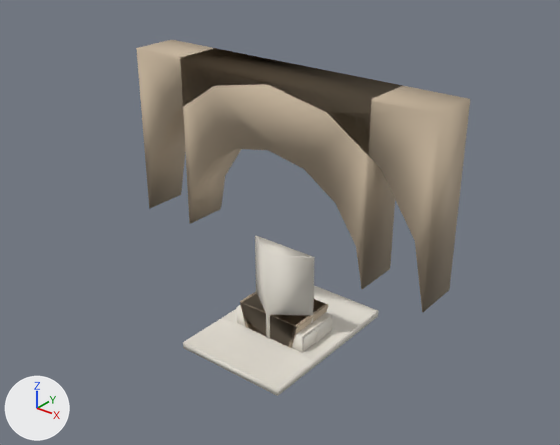
Renders of the glTF model heavy/world/models/sangam-keystone-bridge.glb from each side of a commit.
Before and after are seen from a 50 mm lens placed at (8.3, -10.51, 8.98), pointed at (-0.04, -0.08, 2.51). Every picture has the same lights, and +X, +Y and +Z are marked at lower left. The picture after the commit comes second. Where no turn or scale is listed for an object, it has been applied to the vertices. Vertices at exactly the same position are counted once.

Objects in the first picture: 'CutwaterPier', 'DeckSegment', 'Keystone', 'KeystoneSide', 'PierCourse', 'SpandrelWall', 'SpandrelWallSide' and 1 more.
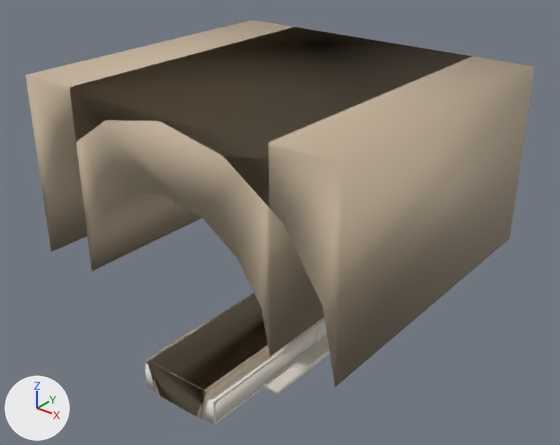
Changed parts and their boxes [x1, y1, x2, y2] in the pictures (560 x 445 px; the box of a moved part takes in the faces that stretch with it):
'SpandrelWall', rescaled (52% wider, 34% taller): before [136, 40, 470, 313]; after [25, 20, 534, 387]
'SpandrelWallSide', rescaled (81% wider, 36% taller): before [180, 48, 400, 289]; after [70, 27, 469, 356]
'Keystone', reshaped: before [240, 292, 328, 348]; after [147, 293, 269, 419]
'PierCourse', reshaped: before [236, 305, 333, 352]; after [145, 318, 327, 425]
'KeystoneSide', reshaped: before [241, 293, 326, 346]; after [149, 294, 268, 417]
part 1 of me_keystone, moved or reshaped: before [240, 301, 299, 348]; after [147, 359, 208, 419]
part 2 of me_keystone, moved or reshaped: before [241, 292, 328, 333]; after [148, 293, 269, 419]
part 3 of me_keystoneside, moved or reshaped: before [241, 302, 296, 346]; after [149, 363, 205, 417]
part 4 of me_keystoneside, moved or reshaped (mostly hidden before): before [242, 293, 326, 326]; after [149, 294, 268, 390]
part 5 of me_piercourse, moved or reshaped: before [236, 307, 304, 352]; after [145, 364, 216, 425]
part 6 of me_piercourse, moved or reshaped: before [238, 305, 333, 351]; after [146, 318, 327, 425]
'DeckSegment', unchanged, covered by the edit: before [183, 285, 379, 396]; after [263, 334, 330, 396]
'CutwaterPier', unchanged, covered by the edit: before [255, 236, 315, 338]

The edits, one by one:
me_keystone is used by ob_keystone; location (0.0, 0.0, 0.0).
me_keystone had 248 vertices, 492 faces and spanned x -0.737..0.737, y -0.515..0.515, z 0.0..0.693.
me_keystone now has 248 vertices, 492 faces and spans x -0.737..0.737, y -3.04..3.04, z 0.0..0.693.
me_keystone part 1: all 124 vertices in x -0.737..0.737, y -0.515..-0.478, z 0.0..0.693 are moved by (0.0, -2.525, 0.0).
me_keystone part 2: all 124 vertices in x -0.737..0.737, y 0.478..0.515, z 0.0..0.693 are moved by (0.0, 2.525, 0.0).
me_keystoneside is used by ob_keystoneside; location (0.0, 0.0, 0.0).
me_keystoneside had 248 vertices, 492 faces and spanned x -0.699..0.699, y -0.515..0.515, z 0.0..0.694.
me_keystoneside now has 248 vertices, 492 faces and spans x -0.699..0.699, y -3.04..3.04, z 0.0..0.694.
me_keystoneside part 3: all 124 vertices in x -0.699..0.699, y -0.515..-0.478, z 0.0..0.694 are moved by (0.0, -2.525, 0.0).
me_keystoneside part 4: all 124 vertices in x -0.699..0.699, y 0.478..0.515, z 0.0..0.694 are moved by (0.0, 2.525, 0.0).
me_piercourse is used by ob_piercourse; location (0.0, 0.0, 0.0).
me_piercourse had 214 vertices, 424 faces and spanned x -0.85..0.85, y -0.5..0.5, z 0.0..0.5.
me_piercourse now has 214 vertices, 424 faces and spans x -0.85..0.85, y -3.0..3.0, z 0.0..0.5.
me_piercourse part 5: all 107 vertices in x -0.85..0.85, y -0.5..-0.45, z 0.0..0.5 are moved by (0.0, -2.5, 0.0).
me_piercourse part 6: all 107 vertices in x -0.85..0.85, y 0.45..0.5, z 0.0..0.5 are moved by (0.0, 2.5, 0.0).
me_spandrelwall is used by ob_spandrelwall; location (0.0, 0.0, 0.0).
me_spandrelwall had 22 vertices, 40 faces and spanned x -3.3..3.3, y -0.47..0.47, z 2.0..5.44.
me_spandrelwall now has 22 vertices, 40 faces and spans x -3.3..3.3, y -3.0..3.0, z 2.0..5.44.
me_spandrelwall part 7: the whole mesh is scaled about its middle by (1, 6.32, 1).
me_spandrelwallside is used by ob_spandrelwallside; location (0.0, 0.0, 0.0).
me_spandrelwallside had 22 vertices, 40 faces and spanned x -2.1..2.1, y -0.47..0.47, z 2.0..5.44.
me_spandrelwallside now has 22 vertices, 40 faces and spans x -2.1..2.1, y -3.0..3.0, z 2.0..5.44.
me_spandrelwallside part 8: the whole mesh is scaled about its middle by (1, 6.32, 1).
